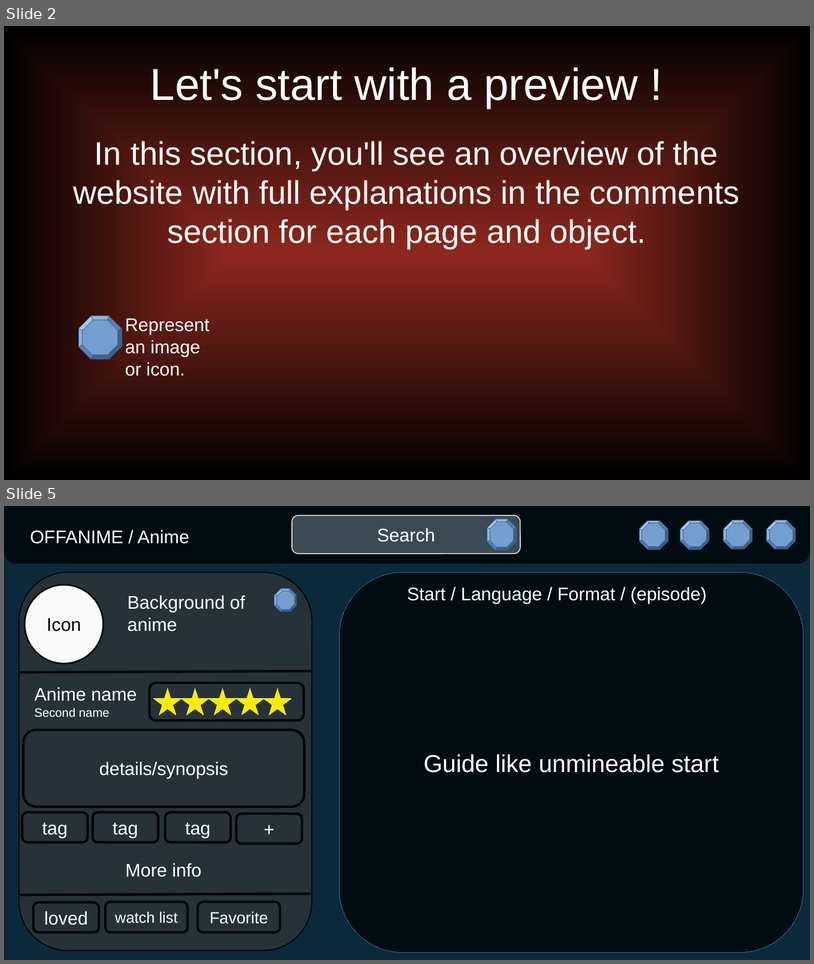
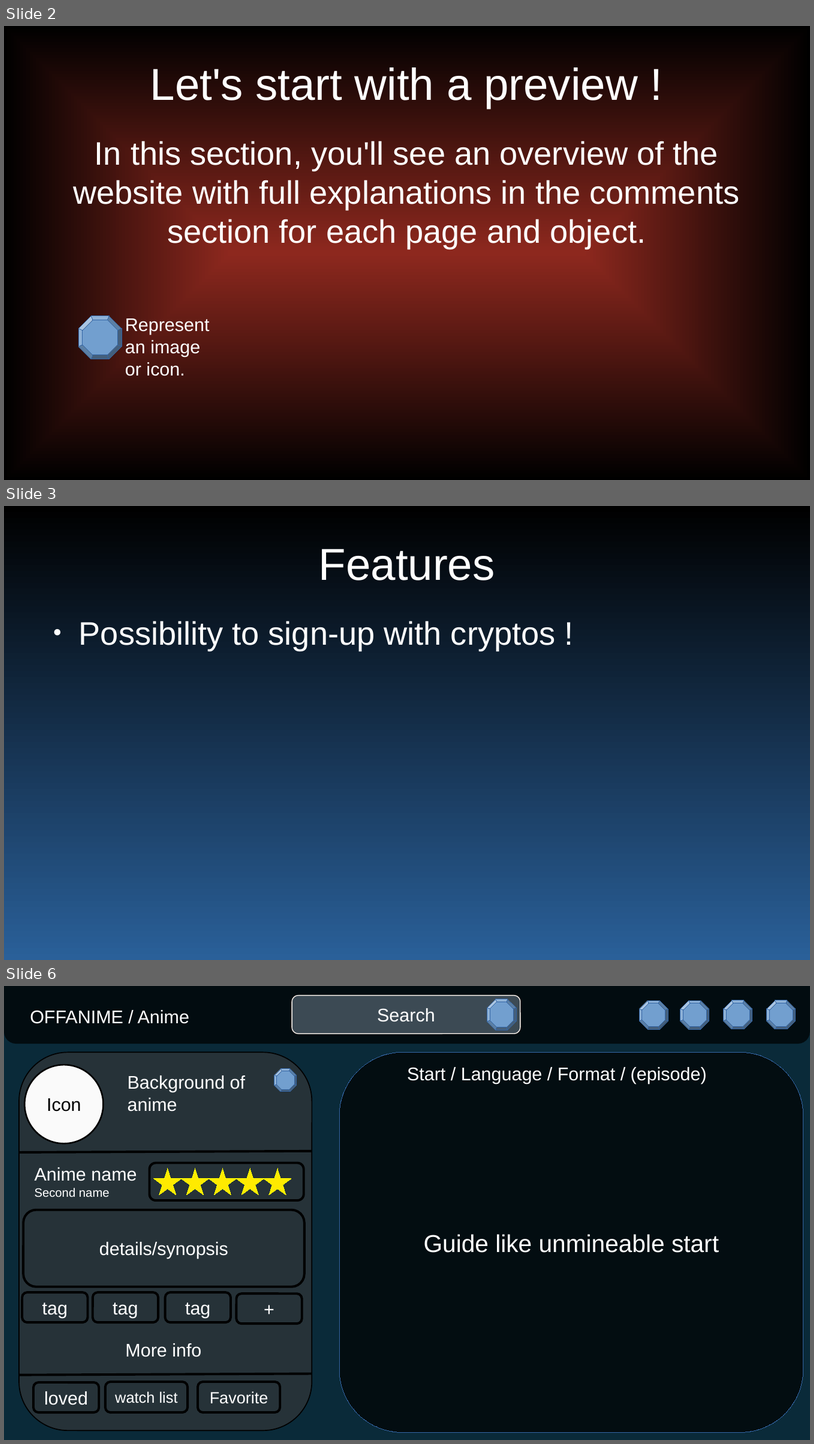
Before and after one commit to lebgdu543/OfflineAnime, a slide deck: offline anime website.odp. Shown one above the other, each under a label of ours: slides 2 and 5 before the commit, slides 2, 3 and 6 after it; the slides between them are not shown. The pictures are 814x964 and 814x1444 pixels, drawn with LibreOffice and Linux fonts; fonts in the diff are those of the drawing. Boxes give left, top, right and bottom in pixels: in the first picture for what was removed or moved away, otherwise in the second. Text is boxed around its words. In the diff, an @@ line names an element or a change of style, - is before the commit and + after.

```diff
--- a/offline anime website.odp
+++ b/offline anime website.odp
@@ slide 3 added at (x1=4, y1=506, x2=810, y2=960), background gradient #000000 to #2A6099 @@
@@ title added at (x1=319, y1=549, x2=495, y2=580), 44 pt, text #FFFFFF @@
+Features
@@ text added at (x1=79, y1=621, x2=556, y2=650), 32 pt, text #FFFFFF @@
+● Possibility to sign-up with cryptos !
@@ what was slide 5 is now slide 6 @@
```
Also in this commit, not shown: 4 slides changed, 6 other slides added.
